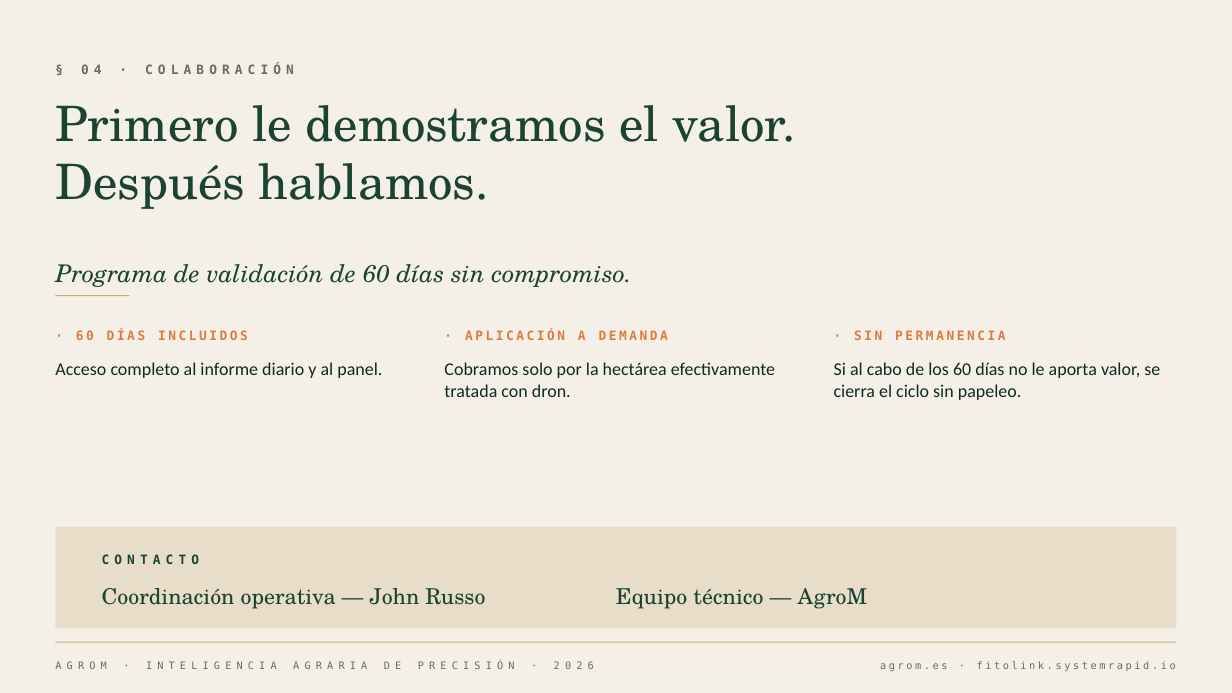
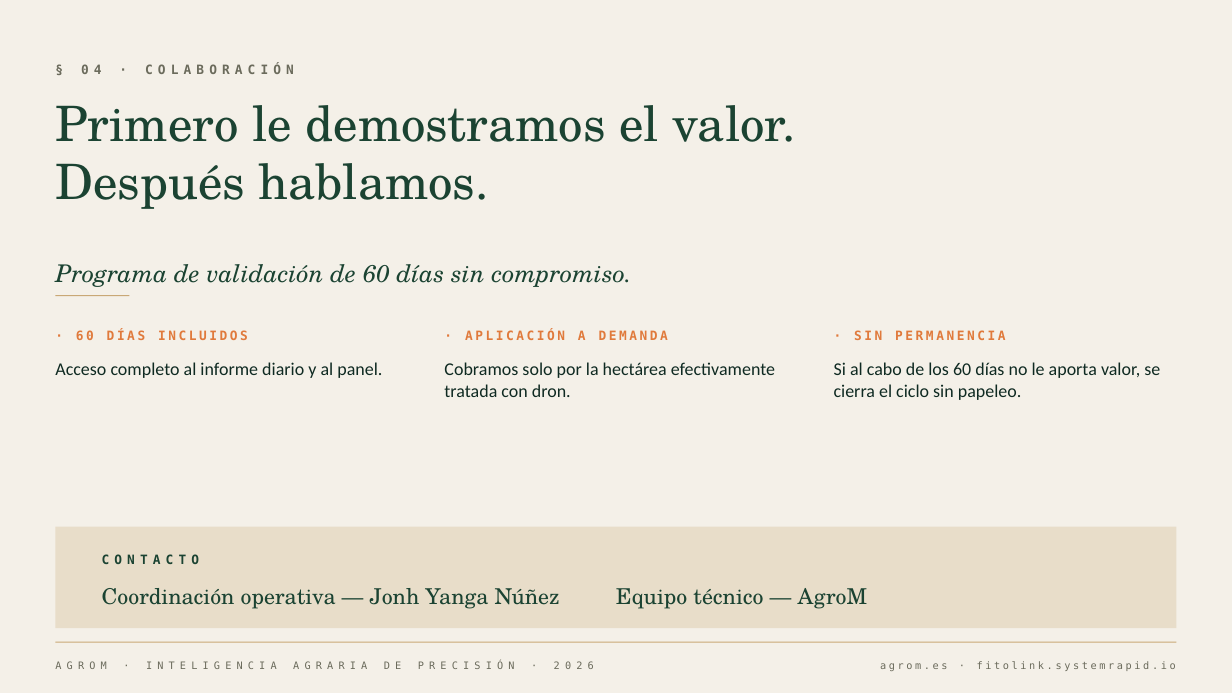
Before and after one commit to gutierrezbj/fitolink, a slide deck: slide 5 of docs/comercial/AgroM-FitoLink-Capacidades.pptx. Drawn at 1232x693 pixels with LibreOffice and Linux fonts; fonts in the diff are those of the drawing. Boxes give left, top, right and bottom in pixels: in the first picture for what was removed or moved away, otherwise in the second. Text is boxed around its words. In the diff, an @@ line names an element or a change of style, - is before the commit and + after.

```diff
--- a/docs/comercial/AgroM-FitoLink-Capacidades.pptx
+++ b/docs/comercial/AgroM-FitoLink-Capacidades.pptx
@@ text at bbox=[102, 588, 560, 609]: text changed @@
-Coordinación operativa — John Russo
+Coordinación operativa — Jonh Yanga Núñez
```
Also in this commit, not shown: 5 other files.
